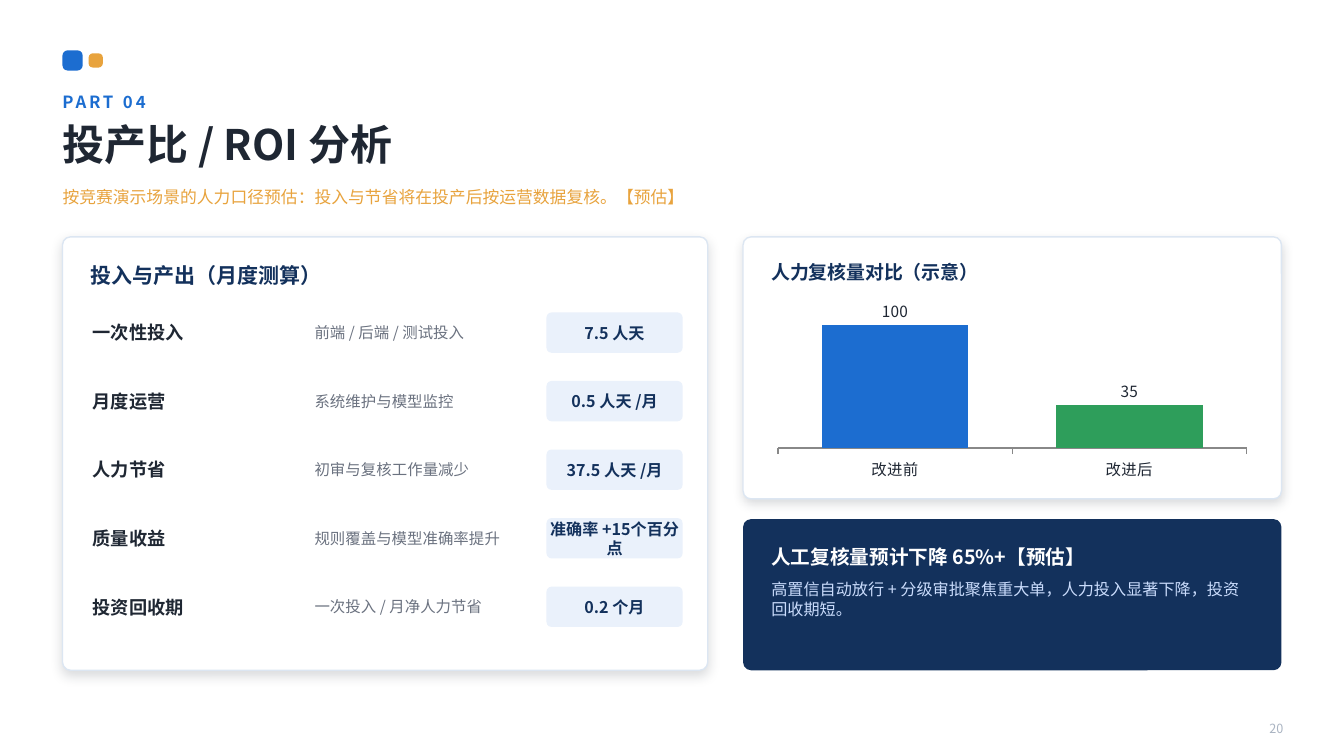
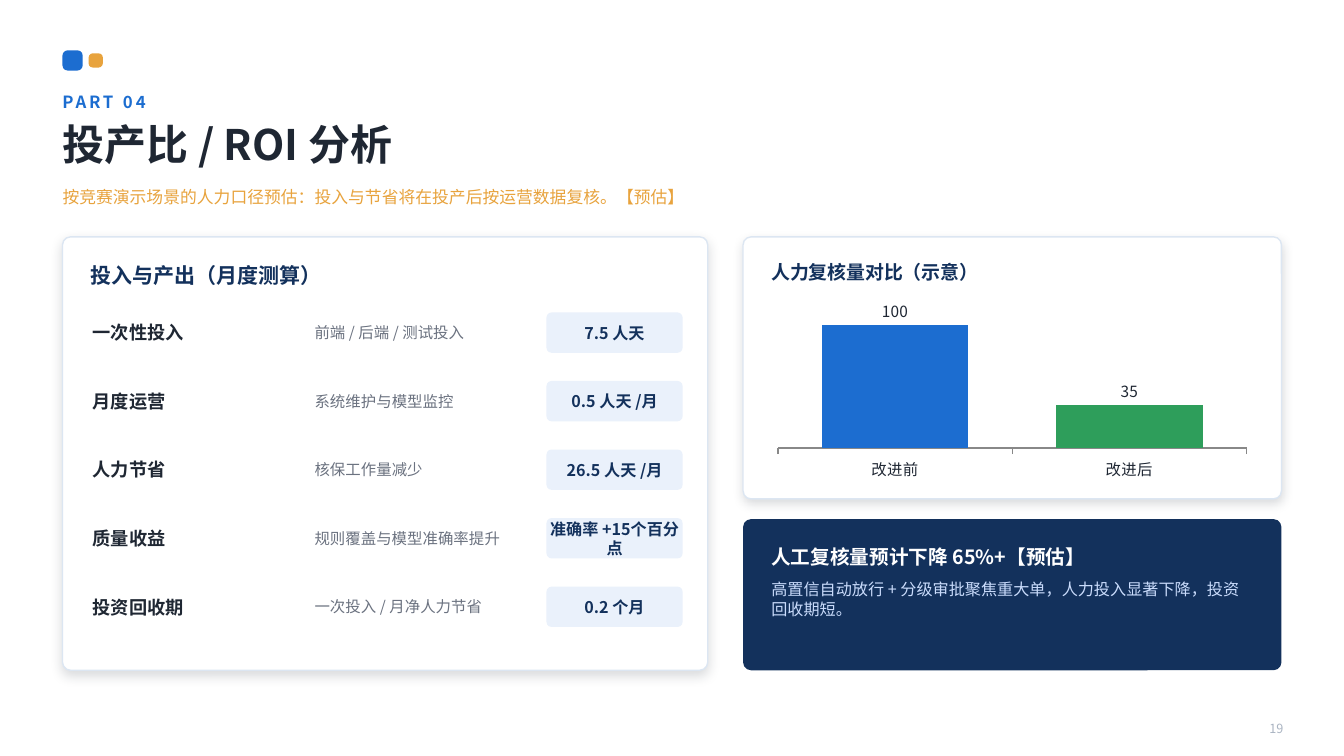
Before and after one commit to housenchuan/AICompetition, a slide deck: slide 20 of docs/保险核保智能分级系统_路演_第10页对比版.pptx (slide 21 before the commit). Drawn at 1344x756 pixels with LibreOffice and Linux fonts; fonts in the diff are those of the drawing. Boxes give left, top, right and bottom in pixels: in the first picture for what was removed or moved away, otherwise in the second. Text is boxed around its words. In the diff, an @@ line names an element or a change of style, - is before the commit and + after.

```diff
--- a/docs/保险核保智能分级系统_路演_第10页对比版.pptx
+++ b/docs/保险核保智能分级系统_路演_第10页对比版.pptx
@@ text at [315,462,423,476]: text changed @@
-初审与复核工作量减少
+核保工作量减少
@@ text at [567,462,662,479]: text changed @@
-37.5 人天 /月
+26.5 人天 /月
@@ text at [1269,724,1283,733]: text changed @@
-20
+19
```
Also in this commit, not shown: 17 other slides changed, 1 slide added, 2 slides removed, 1 other file.
